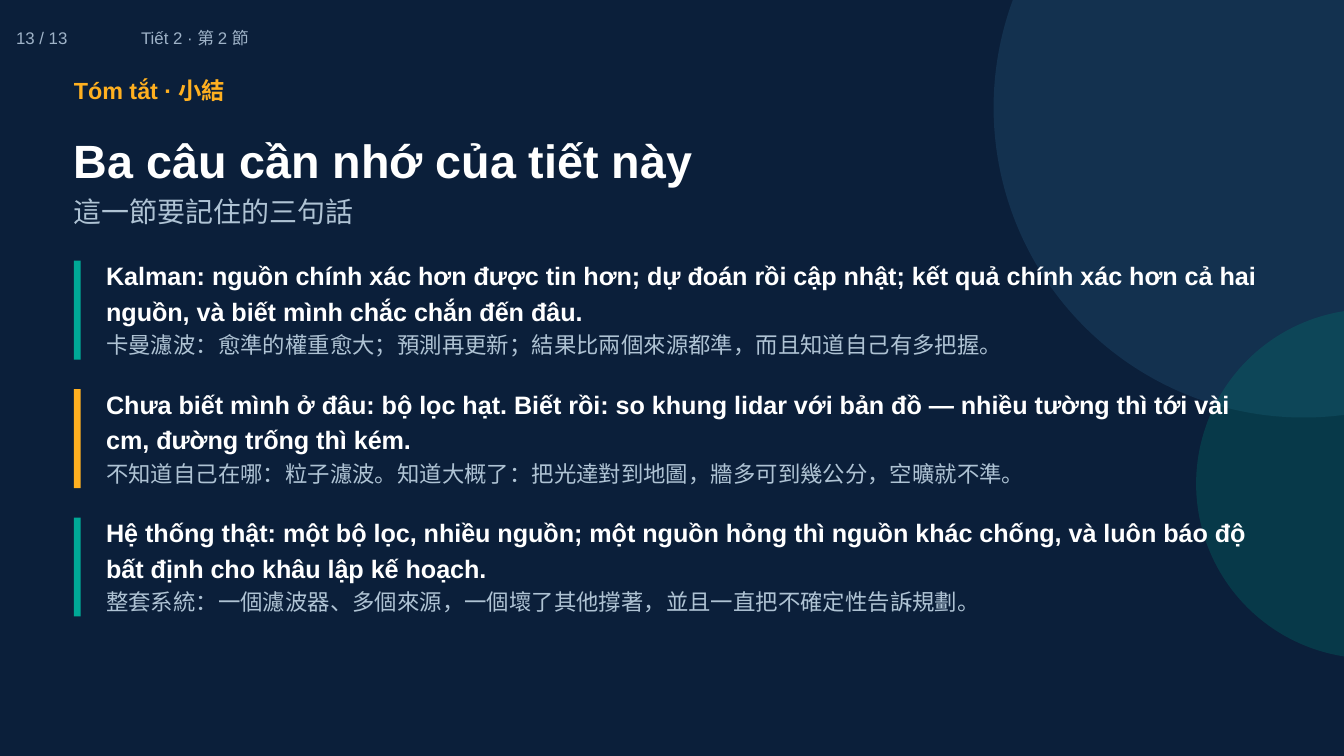
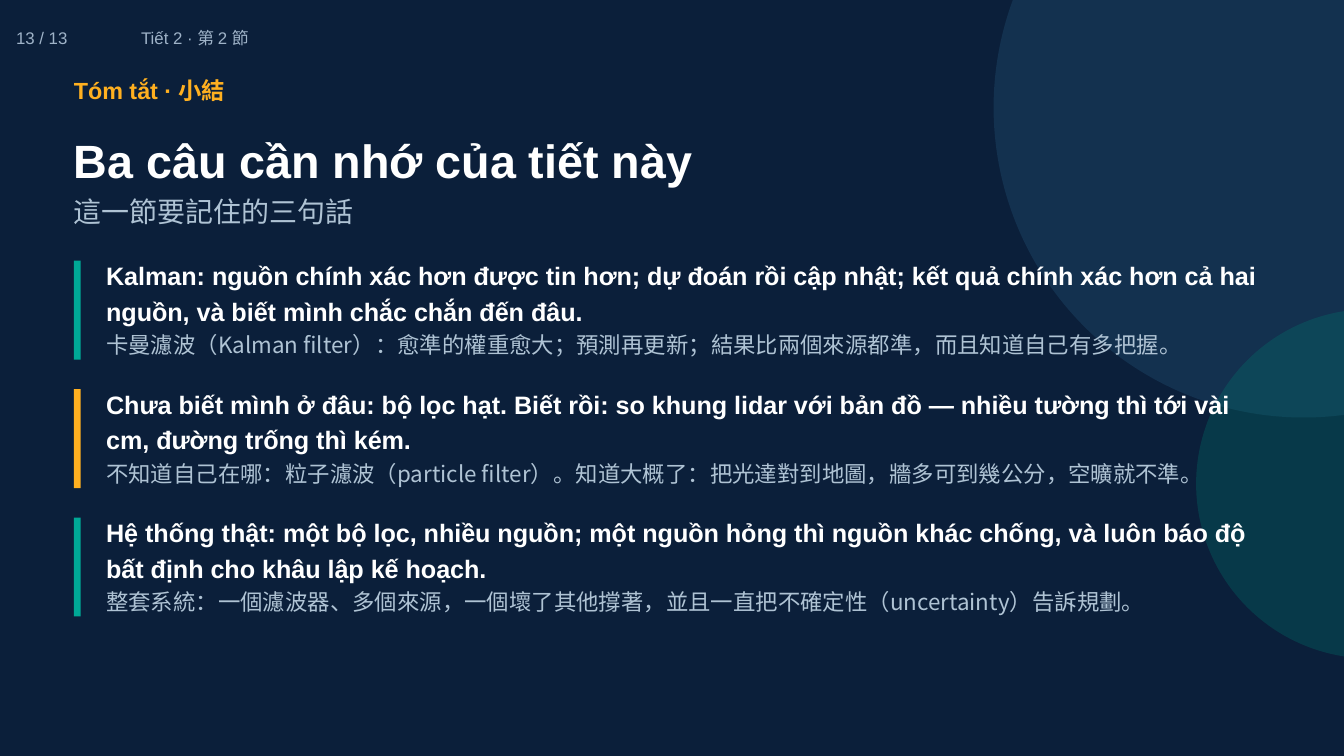
Before and after one commit to ch-neural/MITUST-Principles-of-Self-Driving-Cars, a slide deck: slide 13 of 第十二週(11-26)/第十二週_第2節_簡報.pptx. Drawn at 1344x756 pixels with LibreOffice and Linux fonts; fonts in the diff are those of the drawing. Boxes give left, top, right and bottom in pixels: in the first picture for what was removed or moved away, otherwise in the second. Text is boxed around its words. In the diff, an @@ line names an element or a change of style, - is before the commit and + after.

```diff
--- a/第十二週(11-26)/第十二週_第2節_簡報.pptx
+++ b/第十二週(11-26)/第十二週_第2節_簡報.pptx
@@ text at (106,334,1182,356): text changed @@
-卡曼濾波：愈準的權重愈大；預測再更新；結果比兩個來源都準，而且知道自己有多把握。
+卡曼濾波（Kalman filter）：愈準的權重愈大；預測再更新；結果比兩個來源都準，而且知道自己有多把握。
@@ text at (106,463,1203,487): text changed @@
-不知道自己在哪：粒子濾波。知道大概了：把光達對到地圖，牆多可到幾公分，空曠就不準。
+不知道自己在哪：粒子濾波（particle filter）。知道大概了：把光達對到地圖，牆多可到幾公分，空曠就不準。
@@ text at (106,591,1144,615): text changed @@
-整套系統：一個濾波器、多個來源，一個壞了其他撐著，並且一直把不確定性告訴規劃。
+整套系統：一個濾波器、多個來源，一個壞了其他撐著，並且一直把不確定性（uncertainty）告訴規劃。
```
Also in this commit, not shown: 8 other slides changed, 5 other files.
